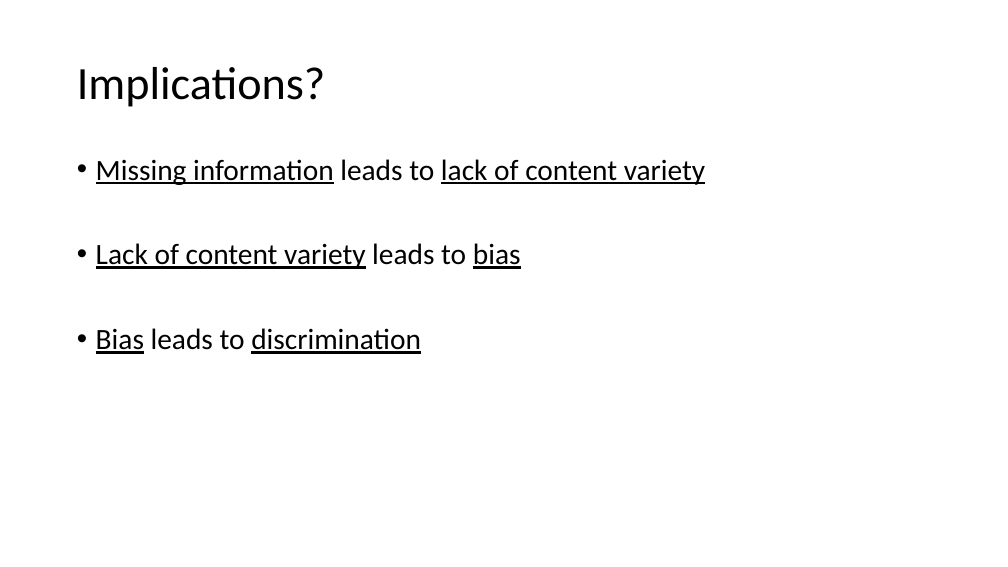
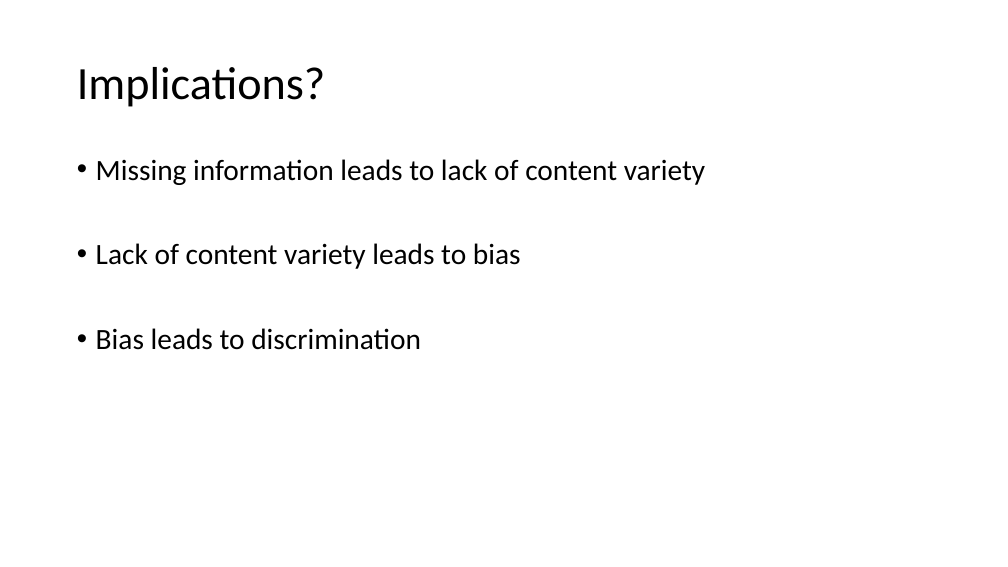
Before and after one commit to EvaJobst/FOT-Paper, a slide deck: slide 4 of Paper - Presentation.pptx. Drawn at 1008x567 pixels with LibreOffice and Linux fonts; fonts in the diff are those of the drawing. Boxes give left, top, right and bottom in pixels: in the first picture for what was removed or moved away, otherwise in the second. Text is boxed around its words. In the diff, an @@ line names an element or a change of style, - is before the commit and + after.

Commit message:
Changed some formatting in the presentation

```diff
--- a/Paper - Presentation.pptx
+++ b/Paper - Presentation.pptx
@@ text "Missing information leads to lack ..." at (96, 159, 705, 350): underline off in "Missing information lack of content variety", "Lack of content variety bias", "Bias discrimination" @@
```
